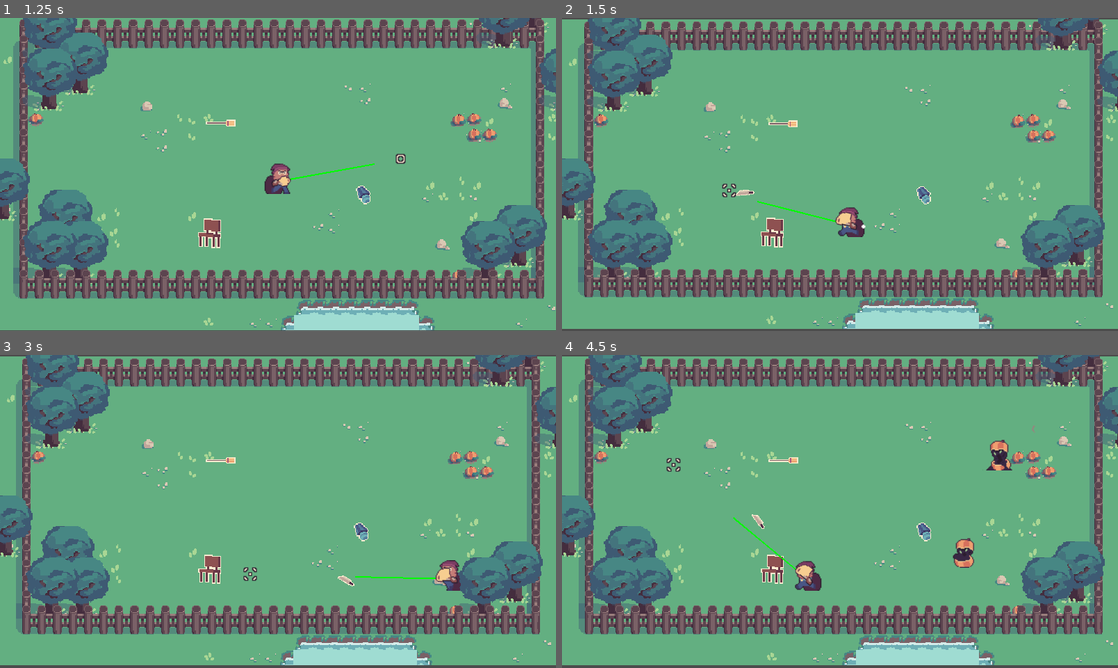
Above: before the commit, frames 1-4 (two rows, left to right).
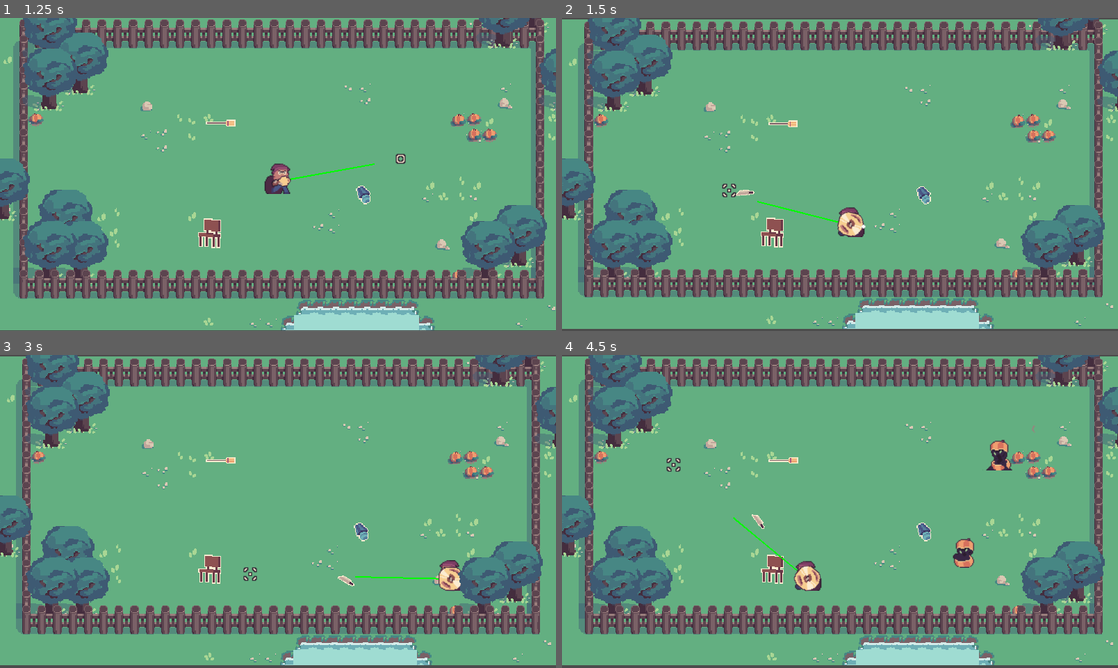
Above: after the commit, the same moments.

Repository: OceanBoy612/BrackeysJam2021
Game: Godot game, scene res://Code/World.tscn
The game is run twice, just before and just after one commit, with the same random seed, the same clock (stepped at 60 frames per second) and the same inputs.
Inputs (mouse positions are in pixels of both pictures, inside the frame that each line leads up to):
- Up to frame 1 (1.25 s): move the mouse to (400, 158) at 0.52 s; press the mouse at (400, 158) at 0.53 s; hold Right (ui_right) from 0.53 s (still down)
- Up to frame 2 (1.5 s): move the mouse to (728, 190) at 1.27 s; release Right (ui_right) at 1.28 s; release the mouse at (728, 190) at 1.28 s; hold Down (ui_down) from 1.28 s (still down); click (728, 190) at 1.35 s
- Up to frame 3 (3 s): move the mouse to (333, 442) at 2.02 s; release Down (ui_down) at 2.03 s; press the mouse at (333, 442) at 2.03 s; hold Right (ui_right) 2.03-2.78 s; move the mouse to (250, 574) at 2.77 s; release the mouse at (250, 574) at 2.78 s; hold Up (ui_up) from 2.78 s (still down); click (250, 574) at 2.85 s
- Up to frame 4 (4.5 s): move the mouse to (1006, 558) at 3.52 s; release Up (ui_up) at 3.53 s; press the mouse at (1006, 558) at 3.53 s; hold Left (ui_left) from 3.53 s (still down); move the mouse to (673, 464) at 4.27 s; release the mouse at (673, 464) at 4.28 s; click (673, 464) at 4.35 s

Frame 1 is identical in both runs. In frame 2, 0.3% of the frame differs, in the area x 49-55%, y 61-70%; in frame 3, 0.2%; in frame 4, 0.3%.

Commit message:
Implemented reloading animation

Diff:
--- a/src/Art/Spriteframes/Blunderbuss_spriteframes.tres
+++ b/src/Art/Spriteframes/Blunderbuss_spriteframes.tres
@@ -1,74 +1,130 @@
-[gd_resource type="SpriteFrames" load_steps=14 format=2]
+[gd_resource type="SpriteFrames" load_steps=25 format=2]
 
 [ext_resource path="res://Art/Pngs/Blunderbuss-Sheet.png" type="Texture" id=1]
+[ext_resource path="res://Art/Pngs/Blunderbuss Reload-Sheet.png" type="Texture" id=2]
 
 [sub_resource type="AtlasTexture" id=1]
 atlas = ExtResource( 1 )
-region = Rect2( 0, 0, 32, 32 )
+region = Rect2( 32, 0, 32, 32 )
 
 [sub_resource type="AtlasTexture" id=2]
 atlas = ExtResource( 1 )
-region = Rect2( 32, 0, 32, 32 )
+region = Rect2( 64, 0, 32, 32 )
 
 [sub_resource type="AtlasTexture" id=3]
 atlas = ExtResource( 1 )
-region = Rect2( 64, 0, 32, 32 )
+region = Rect2( 96, 0, 32, 32 )
 
 [sub_resource type="AtlasTexture" id=4]
 atlas = ExtResource( 1 )
-region = Rect2( 96, 0, 32, 32 )
+region = Rect2( 192, 0, 32, 32 )
 
 [sub_resource type="AtlasTexture" id=5]
 atlas = ExtResource( 1 )
-region = Rect2( 128, 0, 32, 32 )
+region = Rect2( 224, 0, 32, 32 )
 
 [sub_resource type="AtlasTexture" id=6]
 atlas = ExtResource( 1 )
-region = Rect2( 160, 0, 32, 32 )
+region = Rect2( 256, 0, 32, 32 )
 
 [sub_resource type="AtlasTexture" id=7]
 atlas = ExtResource( 1 )
-region = Rect2( 192, 0, 32, 32 )
+region = Rect2( 288, 0, 32, 32 )
 
 [sub_resource type="AtlasTexture" id=8]
 atlas = ExtResource( 1 )
-region = Rect2( 224, 0, 32, 32 )
+region = Rect2( 320, 0, 32, 32 )
 
 [sub_resource type="AtlasTexture" id=9]
 atlas = ExtResource( 1 )
-region = Rect2( 256, 0, 32, 32 )
+region = Rect2( 352, 0, 32, 32 )
 
 [sub_resource type="AtlasTexture" id=10]
 atlas = ExtResource( 1 )
-region = Rect2( 288, 0, 32, 32 )
+region = Rect2( 128, 0, 32, 32 )
 
 [sub_resource type="AtlasTexture" id=11]
 atlas = ExtResource( 1 )
-region = Rect2( 320, 0, 32, 32 )
+region = Rect2( 160, 0, 32, 32 )
 
 [sub_resource type="AtlasTexture" id=12]
+flags = 4
+atlas = ExtResource( 2 )
+region = Rect2( 0, 0, 32, 32 )
+
+[sub_resource type="AtlasTexture" id=13]
+flags = 4
+atlas = ExtResource( 2 )
+region = Rect2( 32, 0, 32, 32 )
+
+[sub_resource type="AtlasTexture" id=14]
+flags = 4
+atlas = ExtResource( 2 )
+region = Rect2( 64, 0, 32, 32 )
+
+[sub_resource type="AtlasTexture" id=15]
+flags = 4
+atlas = ExtResource( 2 )
+region = Rect2( 96, 0, 32, 32 )
+
+[sub_resource type="AtlasTexture" id=16]
+flags = 4
+atlas = ExtResource( 2 )
+region = Rect2( 128, 0, 32, 32 )
+
+[sub_resource type="AtlasTexture" id=17]
+flags = 4
+atlas = ExtResource( 2 )
+region = Rect2( 160, 0, 32, 32 )
+
+[sub_resource type="AtlasTexture" id=18]
+flags = 4
+atlas = ExtResource( 2 )
+region = Rect2( 192, 0, 32, 32 )
+
+[sub_resource type="AtlasTexture" id=19]
+flags = 4
+atlas = ExtResource( 2 )
+region = Rect2( 224, 0, 32, 32 )
+
+[sub_resource type="AtlasTexture" id=20]
+flags = 4
+atlas = ExtResource( 2 )
+region = Rect2( 256, 0, 32, 32 )
+
+[sub_resource type="AtlasTexture" id=21]
+flags = 4
+atlas = ExtResource( 2 )
+region = Rect2( 288, 0, 32, 32 )
+
+[sub_resource type="AtlasTexture" id=22]
 atlas = ExtResource( 1 )
-region = Rect2( 352, 0, 32, 32 )
+region = Rect2( 0, 0, 32, 32 )
 
 [resource]
 animations = [ {
-"frames": [ SubResource( 1 ) ],
-"loop": true,
-"name": "Idle",
-"speed": 5.0
-}, {
-"frames": [ SubResource( 2 ), SubResource( 3 ), SubResource( 4 ) ],
+"frames": [ SubResource( 1 ), SubResource( 2 ), SubResource( 3 ) ],
 "loop": true,
 "name": "Wind up",
 "speed": 15.0
 }, {
-"frames": [ SubResource( 5 ), SubResource( 6 ) ],
+"frames": [ SubResource( 4 ), SubResource( 5 ), SubResource( 6 ), SubResource( 7 ), SubResource( 8 ), SubResource( 9 ) ],
+"loop": true,
+"name": "Fire",
+"speed": 20.0
+}, {
+"frames": [ SubResource( 10 ), SubResource( 11 ) ],
 "loop": true,
 "name": "Charging",
 "speed": 12.0
 }, {
-"frames": [ SubResource( 7 ), SubResource( 8 ), SubResource( 9 ), SubResource( 10 ), SubResource( 11 ), SubResource( 12 ) ],
+"frames": [ SubResource( 12 ), SubResource( 13 ), SubResource( 14 ), SubResource( 15 ), SubResource( 16 ), SubResource( 17 ), SubResource( 18 ), SubResource( 19 ), SubResource( 20 ), SubResource( 21 ) ],
+"loop": false,
+"name": "Reload",
+"speed": 20.0
+}, {
+"frames": [ SubResource( 22 ) ],
 "loop": true,
-"name": "Fire",
-"speed": 20.0
+"name": "Idle",
+"speed": 5.0
 } ]
--- a/src/Code/Player/Blunderbuss.gd
+++ b/src/Code/Player/Blunderbuss.gd
@@ -7,15 +7,19 @@
 signal charged
 signal fired
 signal idled
+signal reloaded
 
 
 var charging = false
 var firing = false
 var charged = false
 var got_shoot_signal = false
+var reloading = false
 
 
 func windup():
+	if reloading:
+		return
 	if charging or charged:
 		return
 
@@ -61,3 +65,12 @@
 	firing = false
 
 	got_shoot_signal = false
+
+
+func reload():
+	reloading = true
+	play("Reload")
+	yield(self, "animation_finished")
+	emit_signal("reloaded")
+	play("Idle")
+	reloading = false
--- a/src/Code/Player/Player.gd
+++ b/src/Code/Player/Player.gd
@@ -80,14 +80,11 @@
 		shuffle()
 
 	var current_card_name = draw_pile.pop_front()
-#	print("B")
 	if not current_card_name in Globals.items:
-		print("C")
 		push_error("Card not in Globals! %s" % current_card_name)
 		return
 
 	# instance from Globals
-#	print("A")
 	var bullet = Globals.items[current_card_name].instance()
 	bullet.position = position
 	bullet.rotate($Aimer.rotation)
@@ -104,6 +101,7 @@
 	draw_pile = discard_pile
 	draw_pile.shuffle()
 	discard_pile = []
+	$Aimer/Blunderbuss.reload()
 	emit_signal("shuffled_deck")
 
 
